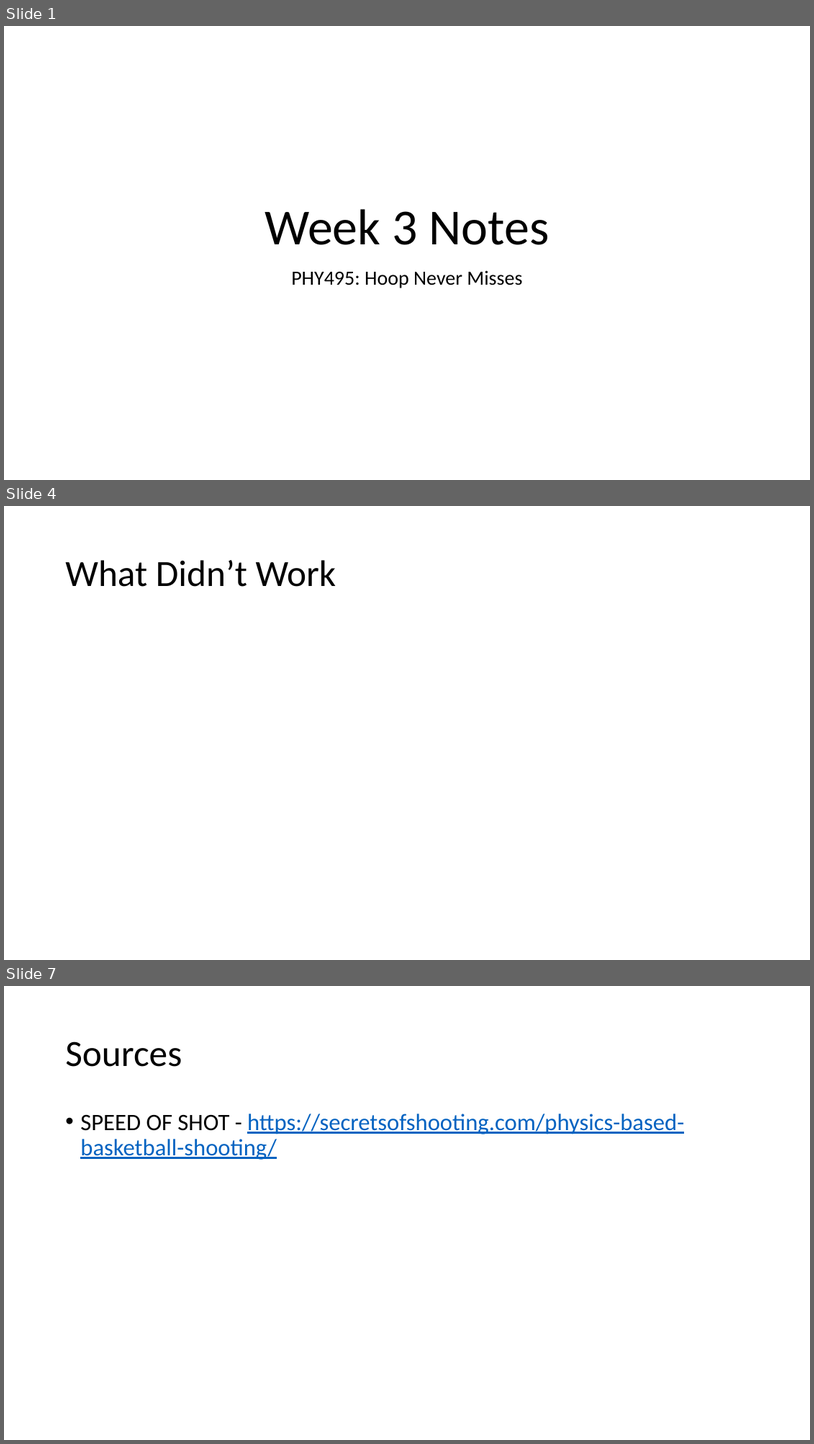
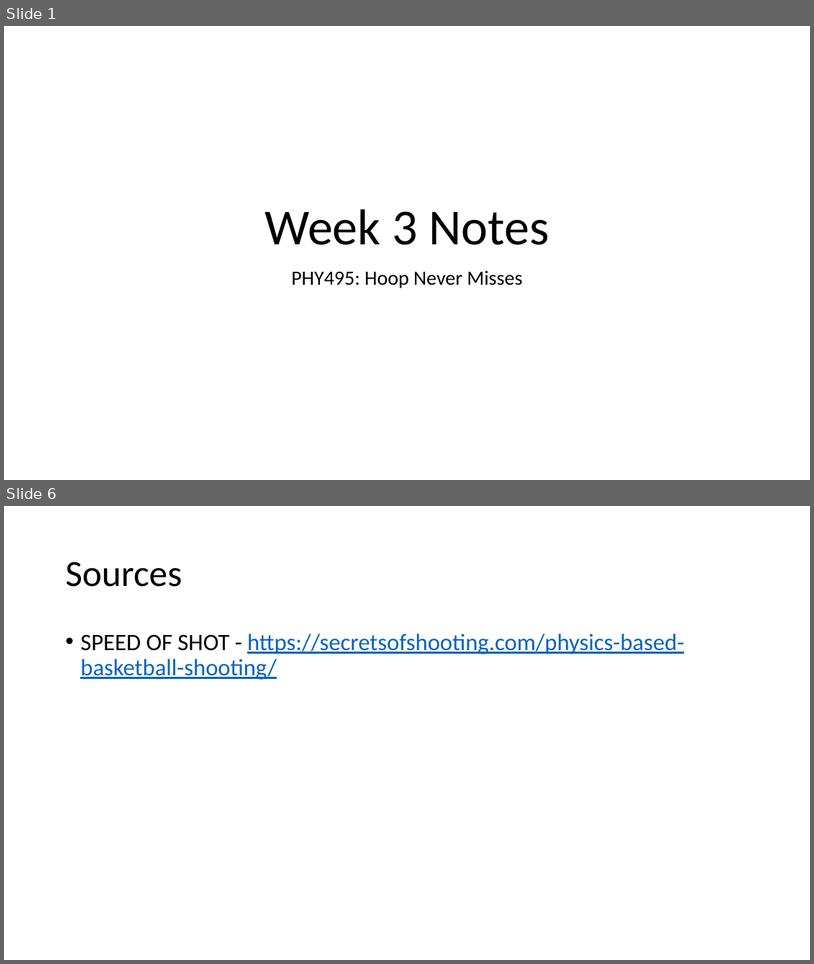
Before and after one commit to cawelch/hoop-never-misses, a slide deck: Weekly Presentations/Week 3.pptx. Shown one above the other, each under a label of ours: slides 1, 4 and 7 before the commit, slides 1 and 6 after it; the slides between them are not shown. The pictures are 814x1444 and 814x964 pixels, drawn with LibreOffice and Linux fonts; fonts in the diff are those of the drawing. Boxes give left, top, right and bottom in pixels: in the first picture for what was removed or moved away, otherwise in the second. Text is boxed around its words. In the diff, an @@ line names an element or a change of style, - is before the commit and + after.

```diff
--- a/Weekly Presentations/Week 3.pptx
+++ b/Weekly Presentations/Week 3.pptx
@@ slide 4 removed at box(4, 506, 810, 960), background #FFFFFF @@
@@ title removed at box(65, 560, 337, 587) @@
-What Didn’t Work
@@ what was slide 7 is now slide 6 @@
```
Also in this commit, not shown: 4 slides changed, 3 other files.
